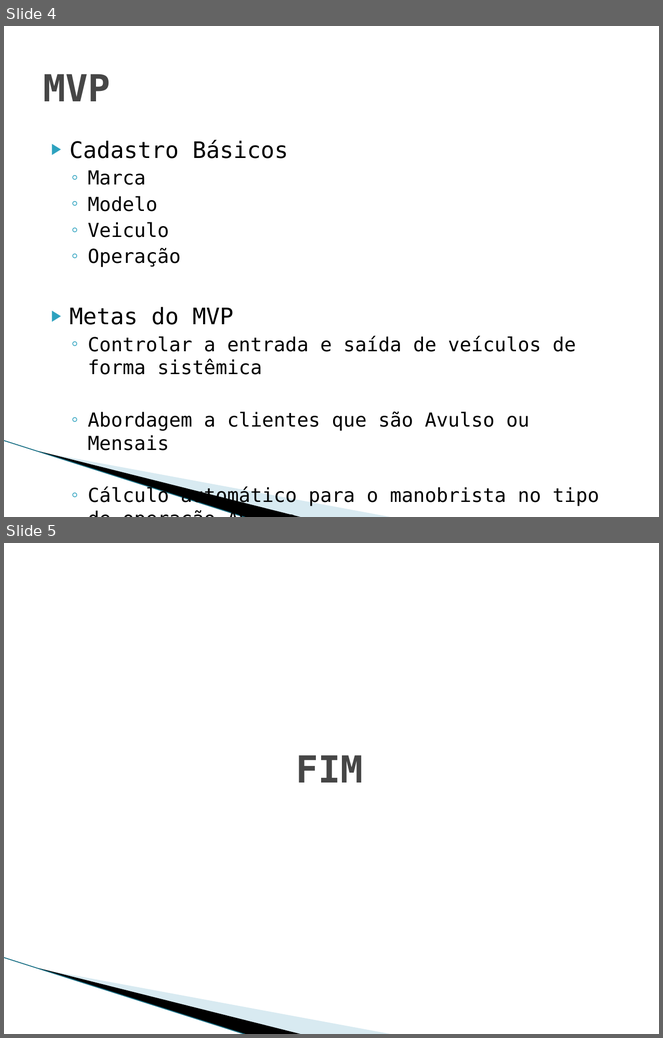
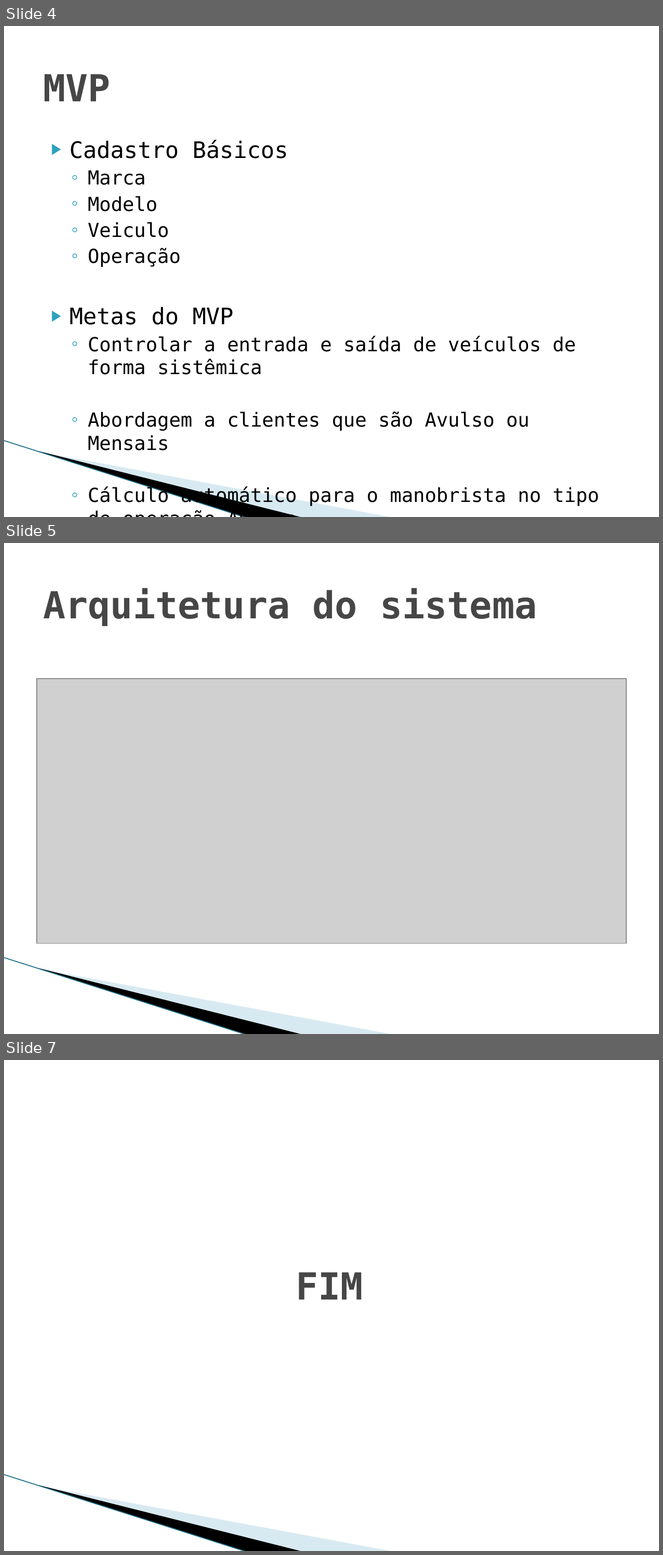
Before and after one commit to Etyonamine/puc-rio-mvp-sprint-3-componente-A, a slide deck: MVP_Sprint_3_Apresentacao_Inicial.ppsx. Shown one above the other, each under a label of ours: slides 4 and 5 before the commit, slides 4, 5 and 7 after it; the slides between them are not shown. The pictures are 663x1038 and 663x1555 pixels, drawn with LibreOffice and Linux fonts; fonts in the diff are those of the drawing; grey boxes stand for pictures; background and template pictures are left out. Boxes give left, top, right and bottom in pixels: in the first picture for what was removed or moved away, otherwise in the second. Text is boxed around its words. In the diff, an @@ line names an element or a change of style, - is before the commit and + after.

```diff
--- a/MVP_Sprint_3_Apresentacao_Inicial.ppsx
+++ b/MVP_Sprint_3_Apresentacao_Inicial.ppsx
@@ slide 5 added at [4,543,659,1034], background #FFFFFF; not listed: 3 template elements that a slide beside it also shows @@
@@ title added at [43,588,537,626], 41 pt, text #464646, bold @@
+Arquitetura do sistema
@@ picture added at [37,679,626,943] @@
@@ what was slide 5 is now slide 7 @@
```
Also in this commit, not shown: 1 slide changed, 1 other slide added, 1 other file.
